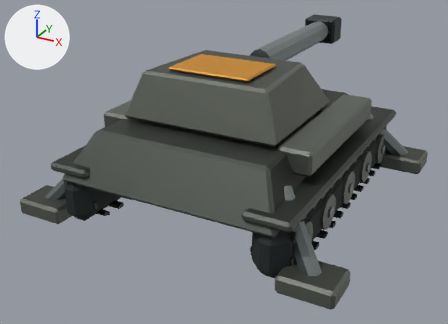
Two versions of the glTF model assets/models/bastion/demo/SiegeColossus.glb, one commit apart.
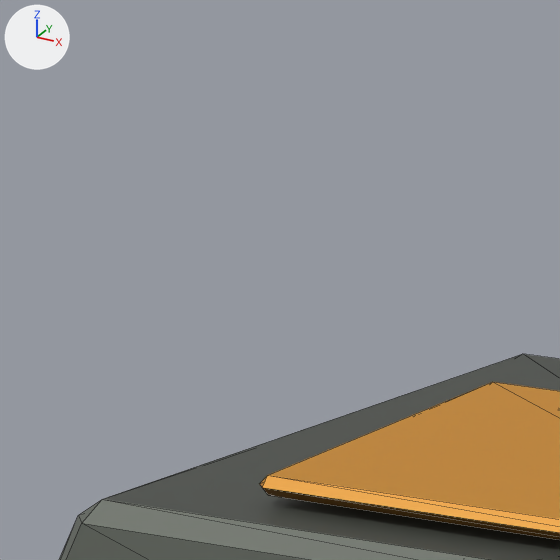
Each version is shown whole from a 50 mm camera at (4.12, -8.05, 4.43) aimed at (-0.28, -0.05, 0.43), then close up on the part from 29% to 47% of the width and 0% to 24% of the height. Lighting does not change. The marker at upper left points along +X, +Y and +Z. The first two pictures are the older version. The close-ups show mesh edges as thin lines. Where no turn or scale is listed for an object, it has been applied to the vertices.

The scene before the commit, as lines of its bpy script (objects in view):
```python
me_siegeturret_001 = bpy.data.meshes.new('SiegeTurret.001')
me_siegeturret_001.from_pydata(...)  # 40 vertices, 72 faces; spans x -1.19..1.19, y -1.39..0.68, z 1.44..2.17
# faces by material slot: [44, 28]
me_siegeturret_001.materials.append(mat_bastion_panels)
me_siegeturret_001.materials.append(mat_teamcolor_bastion)
ob_export_siegecolossus_siegeturret = bpy.data.objects.new('export_SiegeColossus_SiegeTurret', me_siegeturret_001)
ob_export_siegecolossus_siegeturret.location = (0.0, 0.0, 0.0)
```
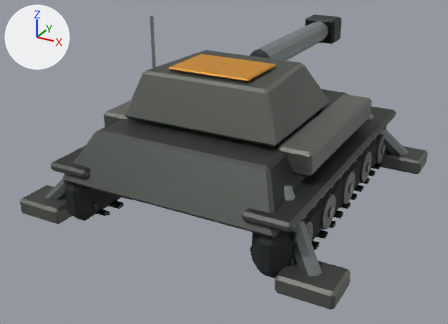
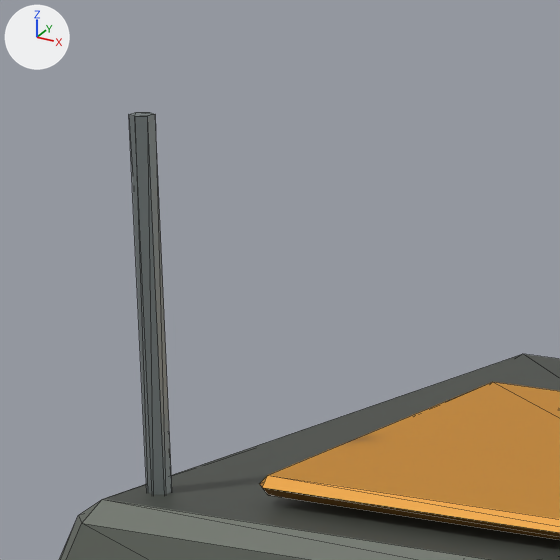
The change, as a diff of the scene's bpy script:
```diff
--- a/assets/models/bastion/demo/SiegeColossus.glb.py
+++ b/assets/models/bastion/demo/SiegeColossus.glb.py
@@ me_cylinder_080 @@
+me_cylinder_080.from_pydata(...)  # a 6-sided cylinder along z spanning x -0.022..0.022, y -0.025..0.025, z -0.425..0.425
+me_cylinder_080.materials.append(mat_bastion_steel)
@@ ob_export_siegecolossus_radioantenna @@
+ob_export_siegecolossus_radioantenna = bpy.data.objects.new('export_SiegeColossus_RadioAntenna', me_cylinder_080)
+ob_export_siegecolossus_radioantenna.location = (-0.85, -1.05, 2.425)
```

Changed parts and their boxes [x1, y1, x2, y2] in the close-ups (560 x 560 px):
'export_SiegeColossus_RadioAntenna', added: after [129, 112, 172, 494]
